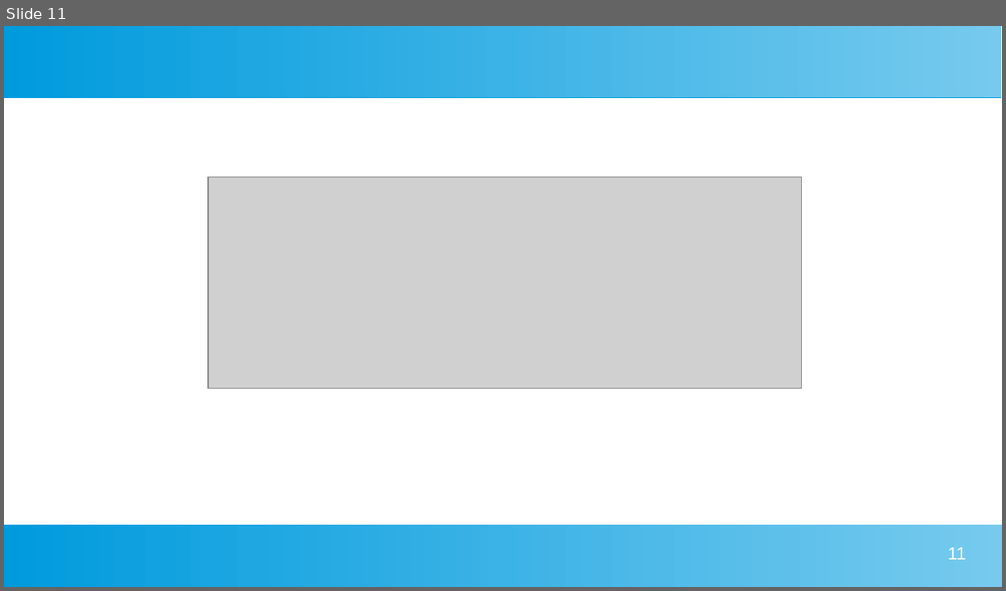
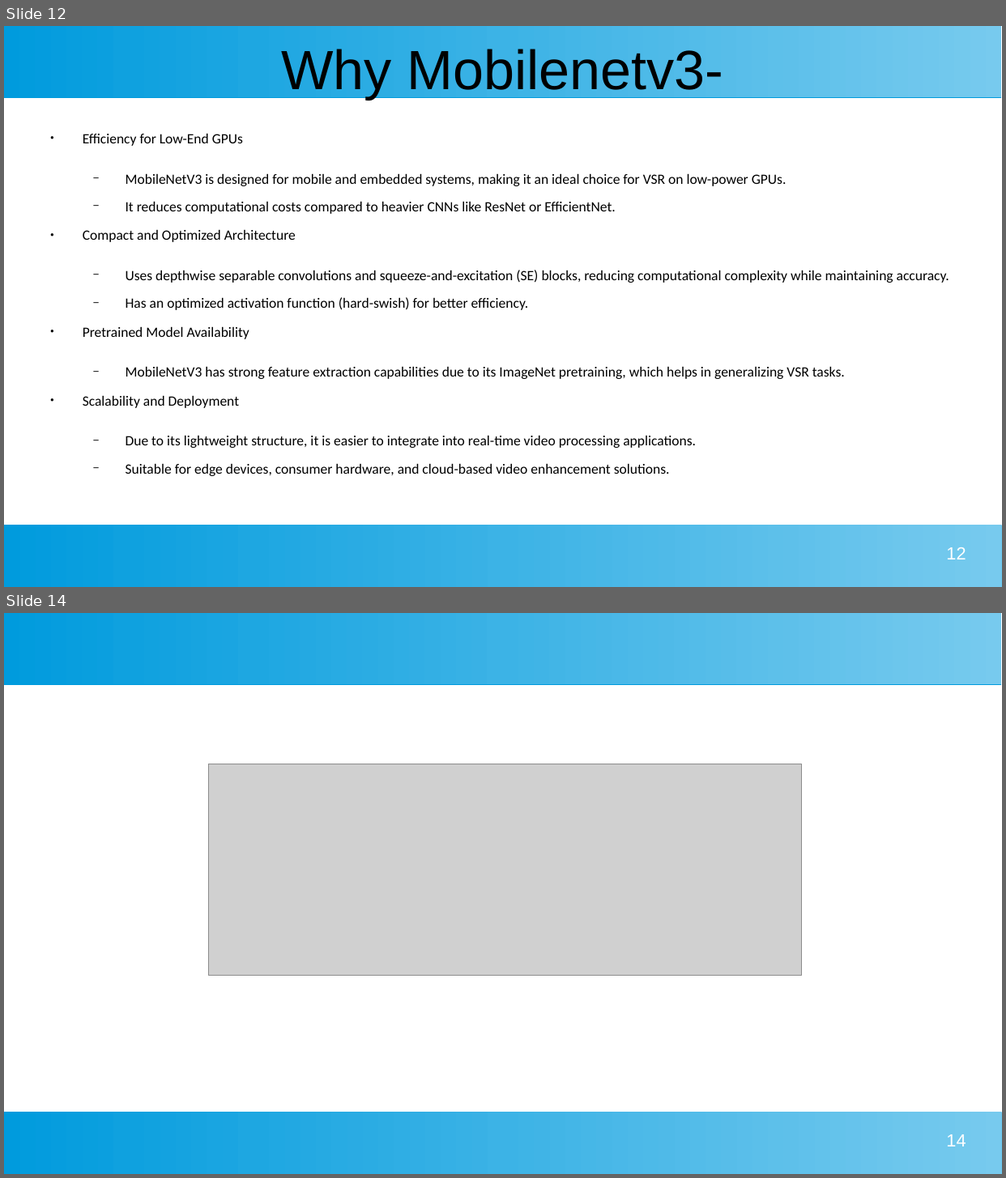
Before and after one commit to pradeepkdlkrni/sem4_project_submissions, a slide deck: submission/phase1/powerPoint/vsr.ppsx. Shown one above the other, each under a label of ours: slide 11 before the commit, slides 12 and 14 after it; the slides between them are not shown. The pictures are 1006x591 and 1006x1178 pixels, drawn with LibreOffice and Linux fonts; fonts in the diff are those of the drawing; grey boxes stand for pictures. Boxes give left, top, right and bottom in pixels: in the first picture for what was removed or moved away, otherwise in the second. Text is boxed around its words. In the diff, an @@ line names an element or a change of style, - is before the commit and + after.

```diff
--- a/submission/phase1/powerPoint/vsr.ppsx
+++ b/submission/phase1/powerPoint/vsr.ppsx
@@ slide 12 added at [4,26,1002,587], background #FFFFFF; not listed: 2 template elements that a slide beside it also shows @@
@@ title added at [281,49,724,100], 44 pt, text #000000 @@
+Why Mobilenetv3-
@@ text added at [83,133,949,476], 11.2 pt, text #000000 @@
+● Efficiency for Low-End GPUs
+  − MobileNetV3 is designed for mobile and embedded systems, making it an ideal choice for VSR on low-power GPUs.
+  − It reduces computational costs compared to heavier CNNs like ResNet or EfficientNet.
+● Compact and Optimized Architecture
+  − Uses depthwise separable convolutions and squeeze-and-excitation (SE) blocks, reducing computational complexity while maintaining accuracy.
+  − Has an optimized activation function (hard-swish) for better efficiency.
+● Pretrained Model Availability
+  − MobileNetV3 has strong feature extraction capabilities due to its ImageNet pretraining, which helps in generalizing VSR tasks.
+● Scalability and Deployment
+  − Due to its lightweight structure, it is easier to integrate into real-time video processing applications.
+  − Suitable for edge devices, consumer hardware, and cloud-based video enhancement solutions.
@@ page number added at [946,548,965,560], 14 pt, text #FFFFFF @@
+12
@@ what was slide 11 is now slide 14 @@
@@ page number at [946,1135,965,1147]: text changed @@
-11
+14
```
Also in this commit, not shown: 7 slides changed, 10 other slides added, 3 slides removed.
